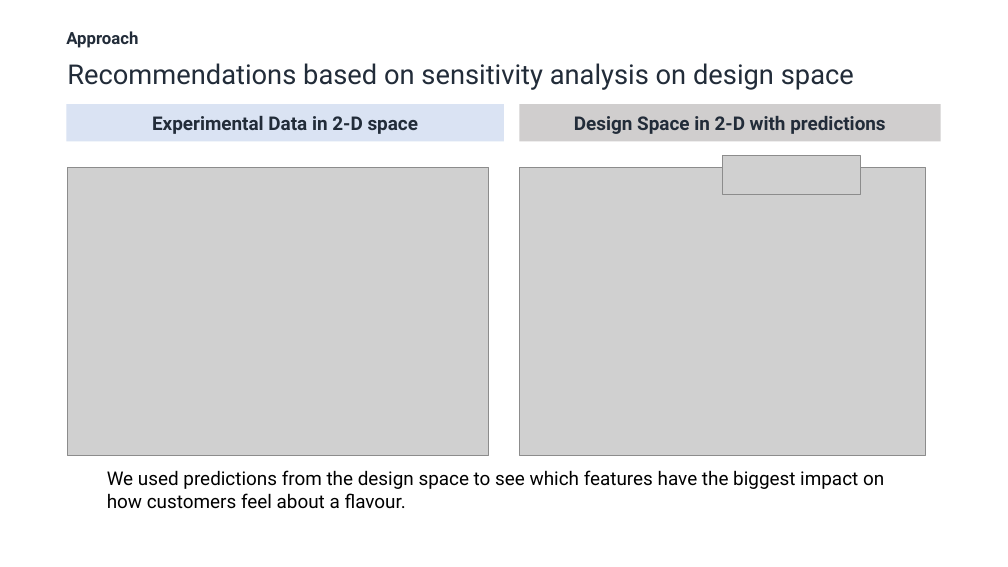
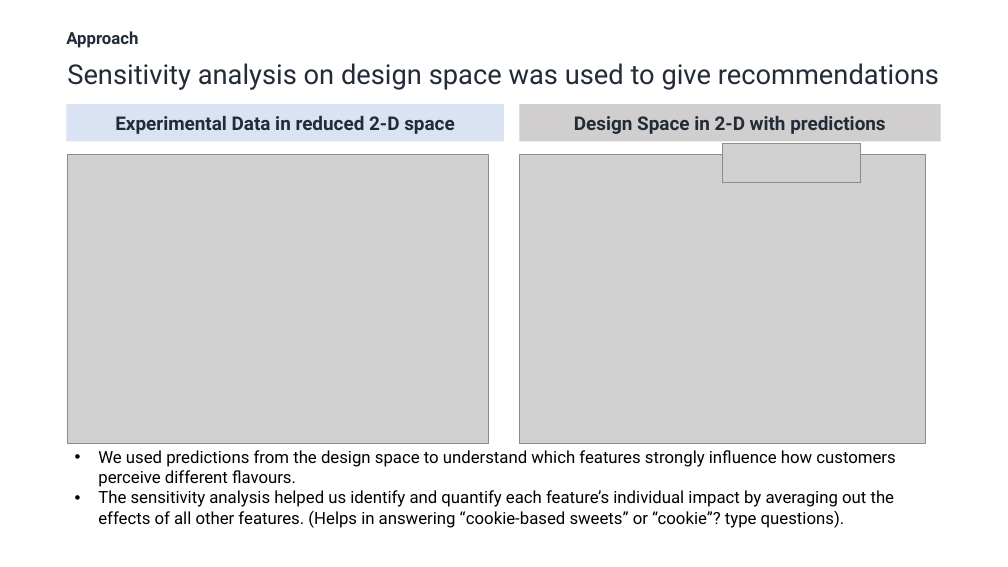
Before and after one commit to Sanchit2798/candy-case-study, a slide deck: slide 6 of outputs/Final Deliverables.pptx. Drawn at 1008x567 pixels with LibreOffice and Linux fonts; fonts in the diff are those of the drawing; grey boxes stand for pictures. Boxes give left, top, right and bottom in pixels: in the first picture for what was removed or moved away, otherwise in the second. Text is boxed around its words. In the diff, an @@ line names an element or a change of style, - is before the commit and + after.

Commit message:
updated ppt

```diff
--- a/outputs/Final Deliverables.pptx
+++ b/outputs/Final Deliverables.pptx
@@ text at bbox=[67, 63, 939, 90]: text changed @@
-Recommendations based on sensitivity analysis on design space
+Sensitivity analysis on design space was used to give recommendations
@@ text in rectangle at bbox=[115, 116, 455, 134]: text changed @@
-Experimental Data in 2-D space
+Experimental Data in reduced 2-D space
@@ picture: place and size @@
-picture at bbox=[723, 156, 861, 195]
+picture at bbox=[723, 143, 861, 182]
@@ picture: place and size @@
-picture at bbox=[67, 167, 488, 456]
+picture at bbox=[67, 155, 488, 444]
@@ picture: place and size @@
-picture at bbox=[520, 167, 926, 456]
+picture at bbox=[520, 155, 926, 444]
@@ text at bbox=[98, 450, 895, 528]: text changed; size 18 to 16 pt @@
-We used predictions from the design space to see which features have the biggest impact on how customers feel about a flavour.
+• We used predictions from the design space to understand which features strongly influence how customers perceive different flavours.
+• The sensitivity analysis helped us identify and quantify each feature’s individual impact by averaging out the effects of all other features. (Helps in answering “cookie-based sweets” or “cookie”? type questions).
```
Also in this commit, not shown: 4 other slides changed.
